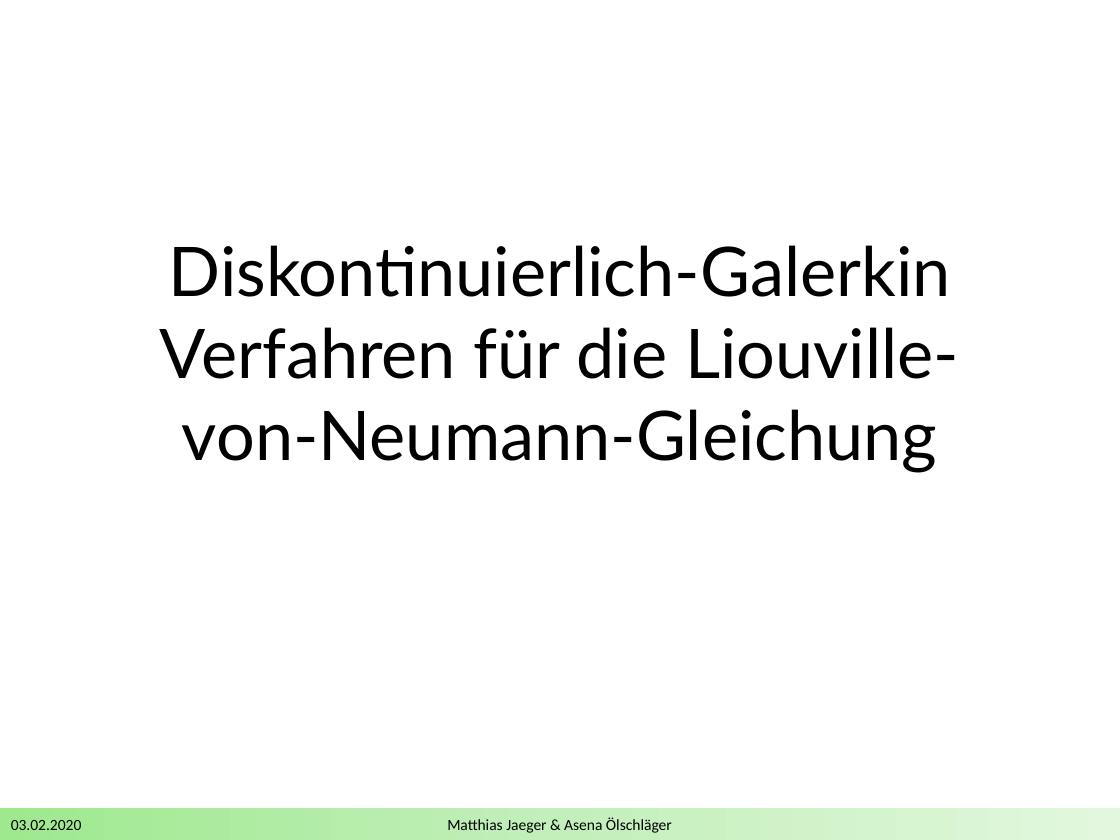
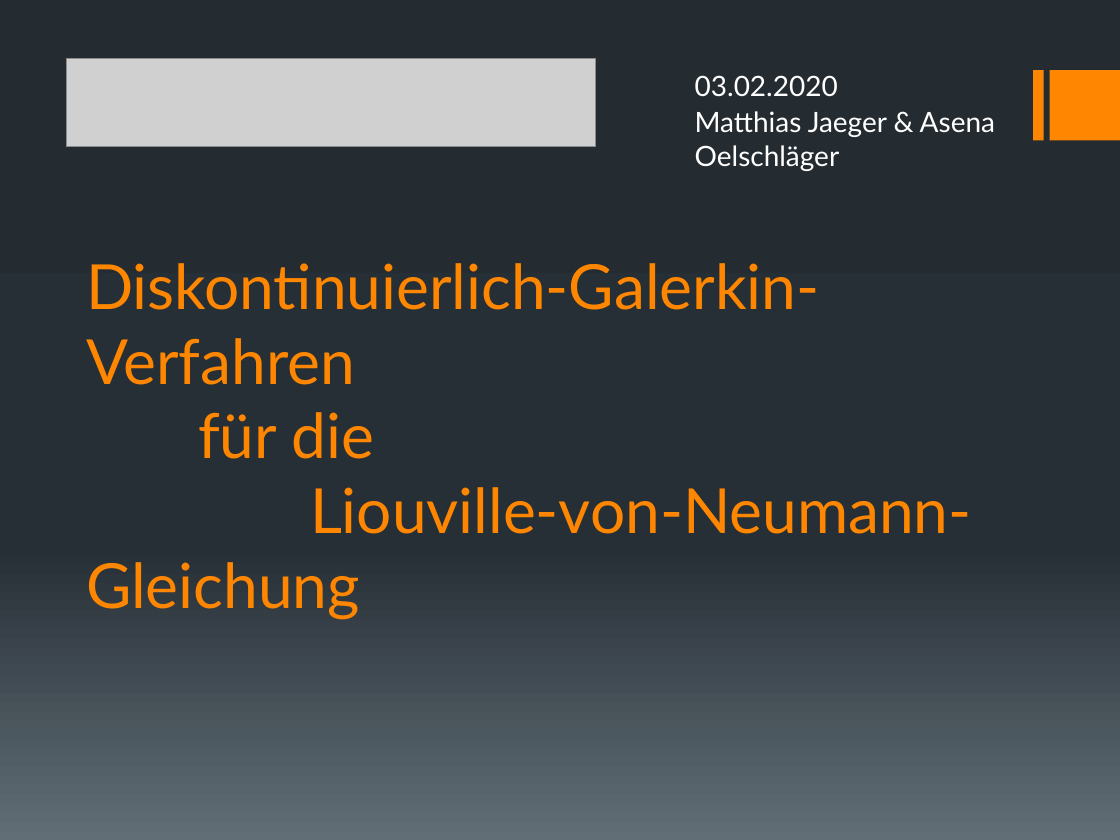
Before and after one commit to DerKleineGauss/Masterarbeit, a slide deck: slide 1 of Abschlussvortrag/Präsentation.pptx. Drawn at 1120x840 pixels with LibreOffice and Linux fonts; fonts in the diff are those of the drawing; grey boxes stand for pictures; background and template pictures are left out. Boxes give left, top, right and bottom in pixels: in the first picture for what was removed or moved away, otherwise in the second. Text is boxed around its words. In the diff, an @@ line names an element or a change of style, - is before the commit and + after.

```diff
--- a/Abschlussvortrag/Präsentation.pptx
+++ b/Abschlussvortrag/Präsentation.pptx
@@ background #FFFFFF to gradient #242C33 to #273037 to #636D76 @@
@@ picture added at bbox=[66, 58, 595, 147] @@
@@ text "03.02.2020": place and size @@
-text "03.02.2020" at bbox=[11, 820, 82, 830]
+text "03.02.2020" at bbox=[695, 75, 838, 97]
@@ text "03.02.2020" at bbox=[695, 75, 838, 97]: size 10 to 18 pt, font Calibri to Lato, text colour #000000 to #FFFFFF @@
@@ rectangle added at bbox=[1033, 71, 1043, 141], fill #FF8600 @@
@@ rectangle added at bbox=[1049, 71, 1120, 141], fill #FF8600 @@
@@ text "Matthias Jaeger & Asena Oelschläger" at bbox=[695, 111, 995, 171]: vertical alignment middle to top @@
@@ text at bbox=[695, 111, 995, 171]: text changed; size 10 to 18 pt; font Calibri to Lato; text colour #000000 to #FFFFFF @@
-Matthias Jaeger & Asena Ölschläger
+Matthias Jaeger & Asena Oelschläger
@@ title "Diskontinuierlich-Galerkin-Verfahren für die Liouville-von-N ..." at bbox=[86, 263, 971, 620]: vertical alignment middle to bottom @@
@@ title at bbox=[86, 263, 971, 620]: text changed; size 44 to 40 pt; text colour #000000 to #FF8600 @@
-Diskontinuierlich-Galerkin Verfahren für die Liouville-von-Neumann-Gleichung
+Diskontinuierlich-Galerkin-Verfahren
+für die
+Liouville-von-Neumann-Gleichung
@@ rectangle removed at bbox=[0, 808, 1120, 840] @@
```
Also in this commit, not shown: 4 other slides changed, 1 slide added, 3 slides removed, 4 other files.
